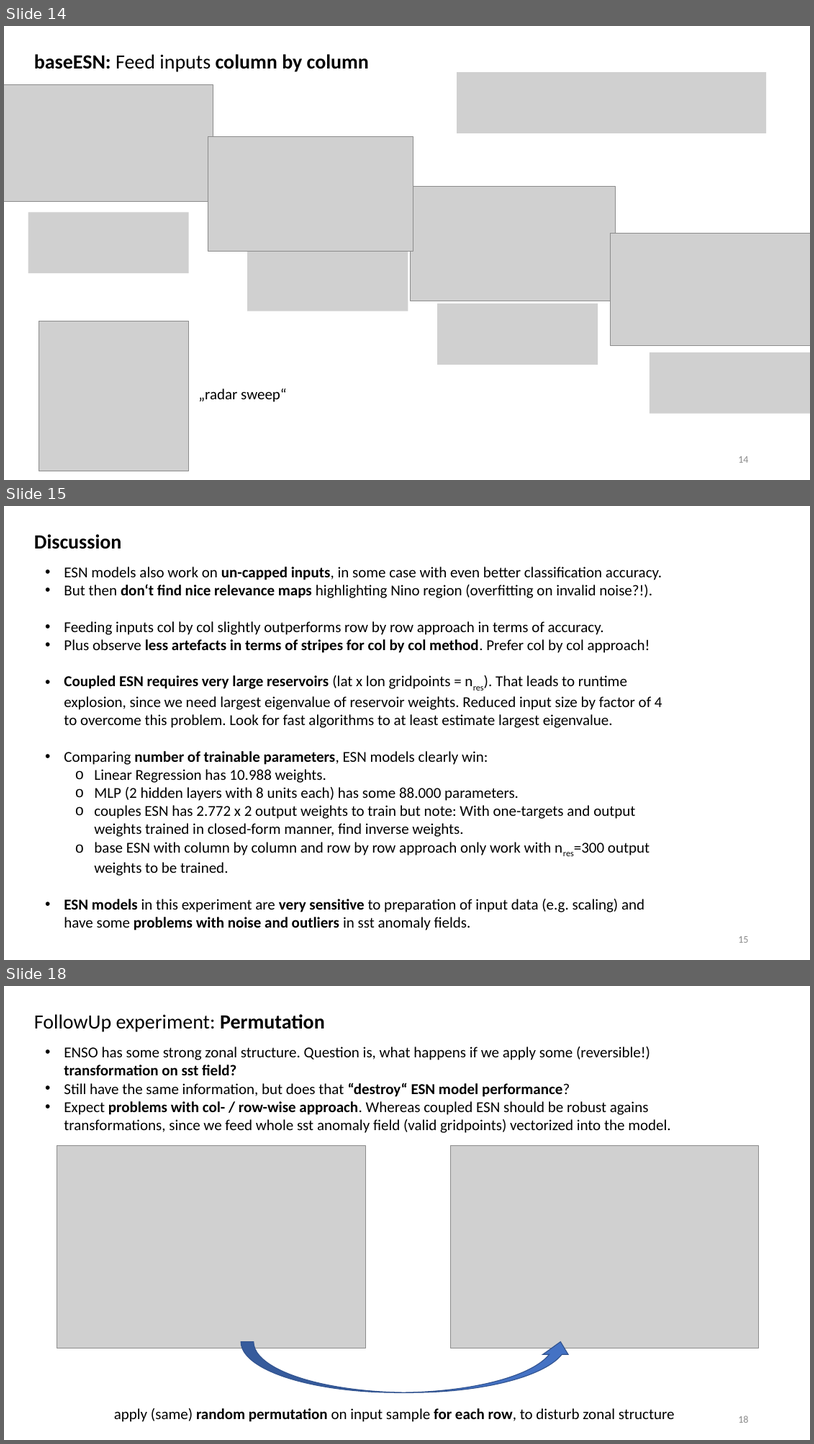
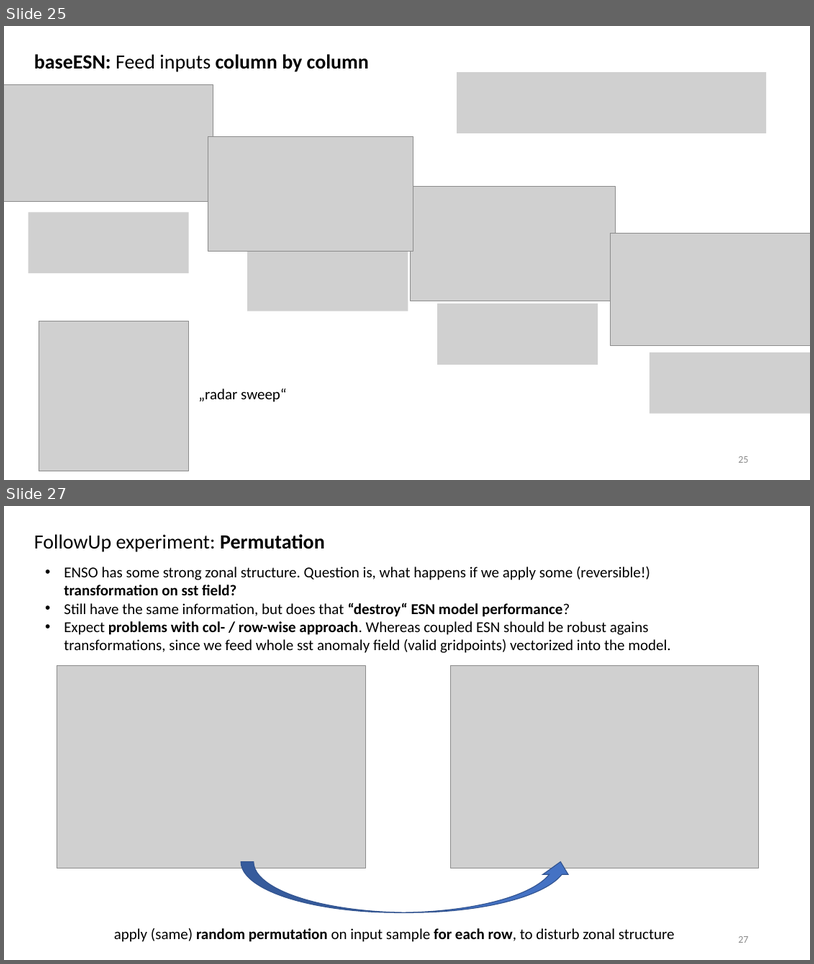
Before and after one commit to MarcoLandtHayen/EchoStateNetworks, a slide deck: ESN_ClassificationLRP_ENSO_OD-Talk.pptx. Shown one above the other, each under a label of ours: slides 14, 15 and 18 before the commit, slides 25 and 27 after it; the slides between them are not shown. The pictures are 814x1444 and 814x964 pixels, drawn with LibreOffice and Linux fonts; fonts in the diff are those of the drawing; grey boxes stand for pictures. Boxes give left, top, right and bottom in pixels: in the first picture for what was removed or moved away, otherwise in the second. Text is boxed around its words. In the diff, an @@ line names an element or a change of style, - is before the commit and + after.

```diff
--- a/ESN_ClassificationLRP_ENSO_OD-Talk.pptx
+++ b/ESN_ClassificationLRP_ENSO_OD-Talk.pptx
@@ slide 15 removed at box(4, 506, 810, 960), background #FFFFFF @@
@@ text removed at box(34, 534, 122, 549) @@
-Discussion
@@ text removed at box(64, 566, 663, 930) @@
-• ESN models also work on un-capped inputs, in some case with even better classification accuracy.
-• But then don‘t find nice relevance maps highlighting Nino region (overfitting on invalid noise?!).
-• Feeding inputs col by col slightly outperforms row by row approach in terms of accuracy.
-• Plus observe less artefacts in terms of stripes for col by col method. Prefer col by col approach!
-• Coupled ESN requires very large reservoirs (lat x lon gridpoints = nres). That leads to runtime explosion, since we need largest eigenvalue of reservoir weights. Reduced input size by factor of 4 to overcome this problem. Look for fast algorithms to at least estimate largest eigenvalue.
-• Comparing number of trainable parameters, ESN models clearly win:
-  o Linear Regression has 10.988 weights.
-  o MLP (2 hidden layers with 8 units each) has some 88.000 parameters.
-  o couples ESN has 2.772 x 2 output weights to train but note: With one-targets and output weights trained in closed-form manner, find inverse weights.
-  o base ESN with column by column and row by row approach only work with nres=300 output weights to be trained.
-• ESN models in this experiment are very sensitive to preparation of input data (e.g. scaling) and have some problems with noise and outliers in sst anomaly fields.
@@ page number removed at box(738, 936, 748, 942) @@
-15
@@ what was slide 14 is now slide 25 @@
@@ page number at box(738, 456, 748, 462): text changed @@
-14
+25
@@ what was slide 18 is now slide 27 @@
@@ page number at box(738, 936, 748, 942): text changed @@
-18
+27
```
Also in this commit, not shown: 14 slides changed, 7 slides added, 7 other slides removed.
